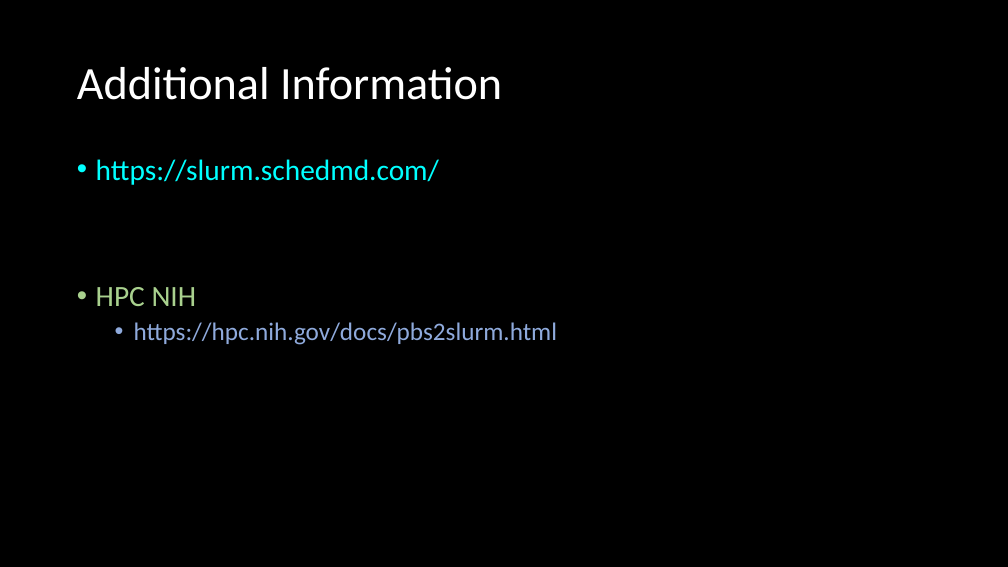
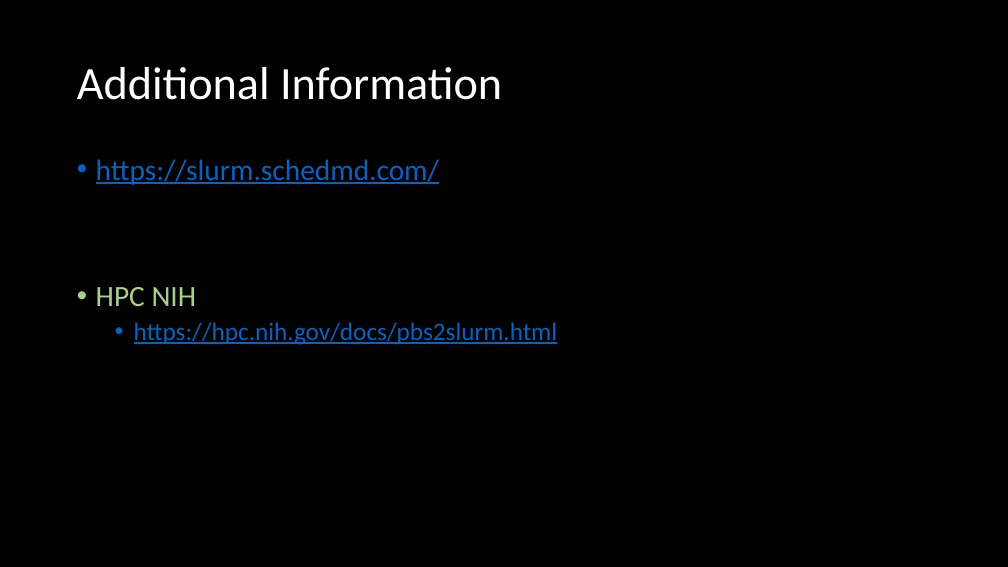
Before and after one commit to Bioinformatics-User-Forum/ProgrammersCorner-Parallelization, a slide deck: slide 15 of SLURM_08012018.pptx. Drawn at 1008x567 pixels with LibreOffice and Linux fonts; fonts in the diff are those of the drawing. Boxes give left, top, right and bottom in pixels: in the first picture for what was removed or moved away, otherwise in the second. Text is boxed around its words. In the diff, an @@ line names an element or a change of style, - is before the commit and + after.

```diff
--- a/SLURM_08012018.pptx
+++ b/SLURM_08012018.pptx
@@ text at bbox=[96, 159, 558, 345]: text colour #00FFFF to #0563C1 in "https://slurm.schedmd.com/"; underline on; text colour #8FAADC to #0563C1 in "https://hpc.nih.gov/docs/pbs2slurm.html" @@
```
Also in this commit, not shown: 1 other slide changed, 2 other files.
